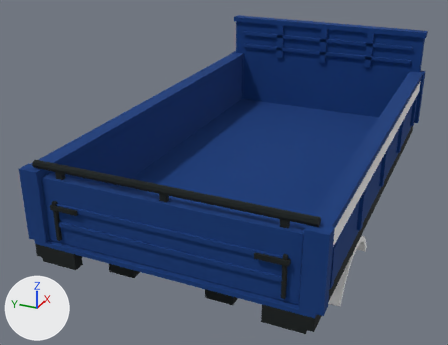
Renders of the glTF model src/render/assets/arocs-1835-ak-body.glb from each side of a commit.
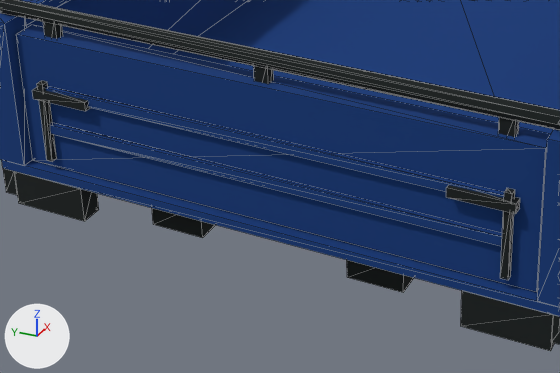
There are two pictures of each version: one whole from a camera (50 mm lens) standing at (-4.99, -2.14, 4.05) and looking at (0.51, 0.34, 1.3), one close up on the part from 8% to 69% of the width and 47% to 100% of the height. The lights are fixed; the arrows at lower left show +X, +Y and +Z. The first two pictures are the older version. The close-ups show mesh edges as thin lines. Where no turn or scale is listed for an object, it has been applied to the vertices. Vertices at exactly the same position are counted once.

Script lines for the objects in view, before the commit:
```python
me_body = bpy.data.meshes.new('body')
me_body.from_pydata(...)  # 490 vertices, 844 faces; spans x -2.24..2.24, y -1.31..1.31, z -0.87..0.87
me_body.materials.append(mat_body)
# before: 22 (-2.24, -0.84, -0.49) at pixel (460, 326), 23 (-2.14, -0.84, -0.49), 27 (-2.14, -0.84, -0.33), 28 (-2.24, -0.84, -0.33) at pixel (461, 290)
# before: 45 (-2.14, 0.84, -0.49) at pixel (98, 209), 46 (-2.24, 0.84, -0.49) at pixel (84, 221), 47 (-2.24, 0.84, -0.33) at pixel (80, 188), 48 (-2.14, 0.84, -0.33)
ob_body = bpy.data.objects.new('body', me_body)
ob_body.location = (0.808, 0.0, 1.594)
```
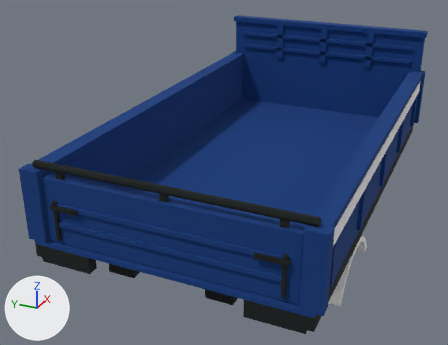
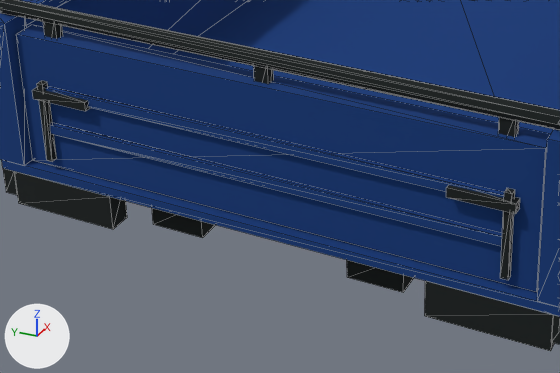
Location of each change, [x1, y1, x2, y2] in pixels of the close-ups (560 x 373 px; the box of a moved part takes in the faces that stretch with it):
part 1 of me_body, moved or reshaped
    before: [461, 291, 553, 351]
    after: [425, 281, 553, 351]
part 2 of me_body, moved or reshaped
    before: [14, 171, 99, 221]
    after: [14, 171, 127, 229]

The change, as a diff of the scene's bpy script:
```diff
--- a/src/render/assets/arocs-1835-ak-body.glb.py
+++ b/src/render/assets/arocs-1835-ak-body.glb.py
@@ me_body @@
 me_body.from_pydata(...)  # 490 vertices, 844 faces; spans x -2.24..2.24, y -1.31..1.31, z -0.87..0.87
 # used by ob_body; location = (0.808, 0.0, 1.594)
+# me_body part 1
+for i in [22, 23, 27, 28]: me_body.vertices[i].co += Vector((0.0, 0.14, 0.0))
+# me_body part 2
+for i in [*range(45, 49)]: me_body.vertices[i].co += Vector((0.0, -0.14, 0.0))
 me_body.materials.append(mat_body)
```
